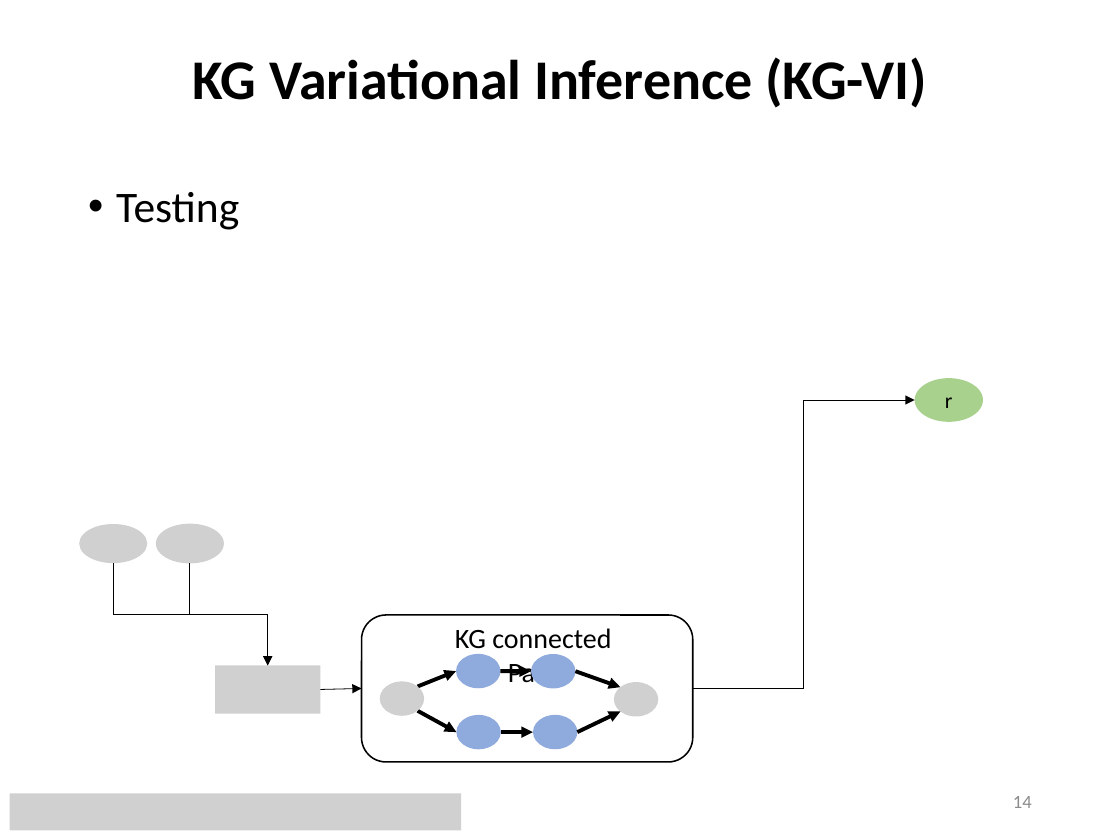
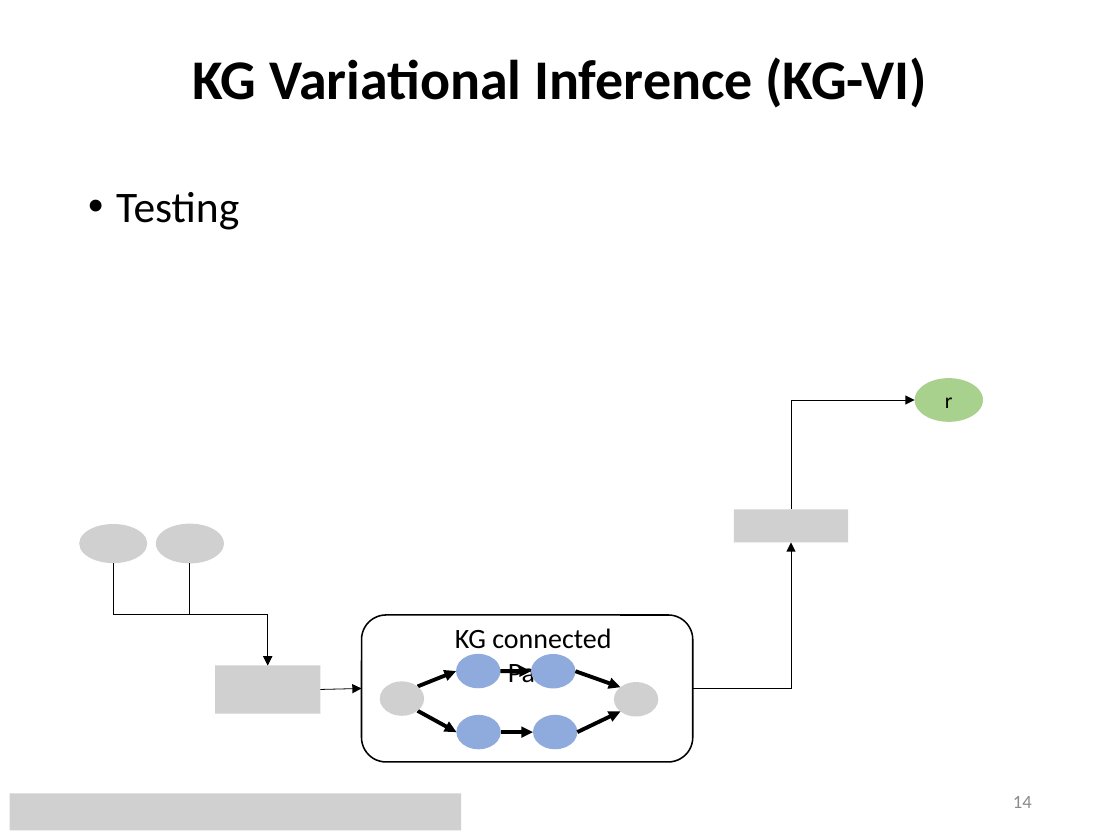
Before and after one commit to wenhuchen/wenhuchen.github.io, a slide deck: slide 14 of images/naacl2018.pptx. Drawn at 1120x840 pixels with LibreOffice and Linux fonts; fonts in the diff are those of the drawing; grey boxes stand for pictures. Boxes give left, top, right and bottom in pixels: in the first picture for what was removed or moved away, otherwise in the second. Text is boxed around its words. In the diff, an @@ line names an element or a change of style, - is before the commit and + after.

```diff
--- a/images/naacl2018.pptx
+++ b/images/naacl2018.pptx
@@ elbow arrow added from (791, 510) to (915, 400), #000000 0.5 pt @@
@@ picture added at <box>734,510,848,542</box> @@
@@ elbow arrow moved from (693, 689) - (915, 400) to (693, 689) - (791, 542) @@
```
Also in this commit, not shown: 2 other slides changed, 2 slides added, 1 slide removed, 1 other file.
